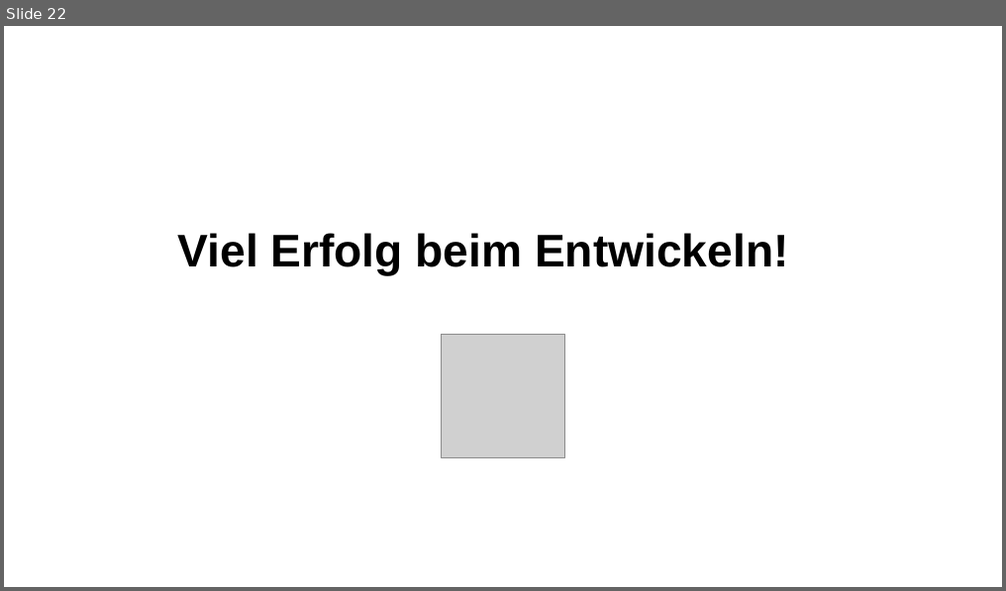
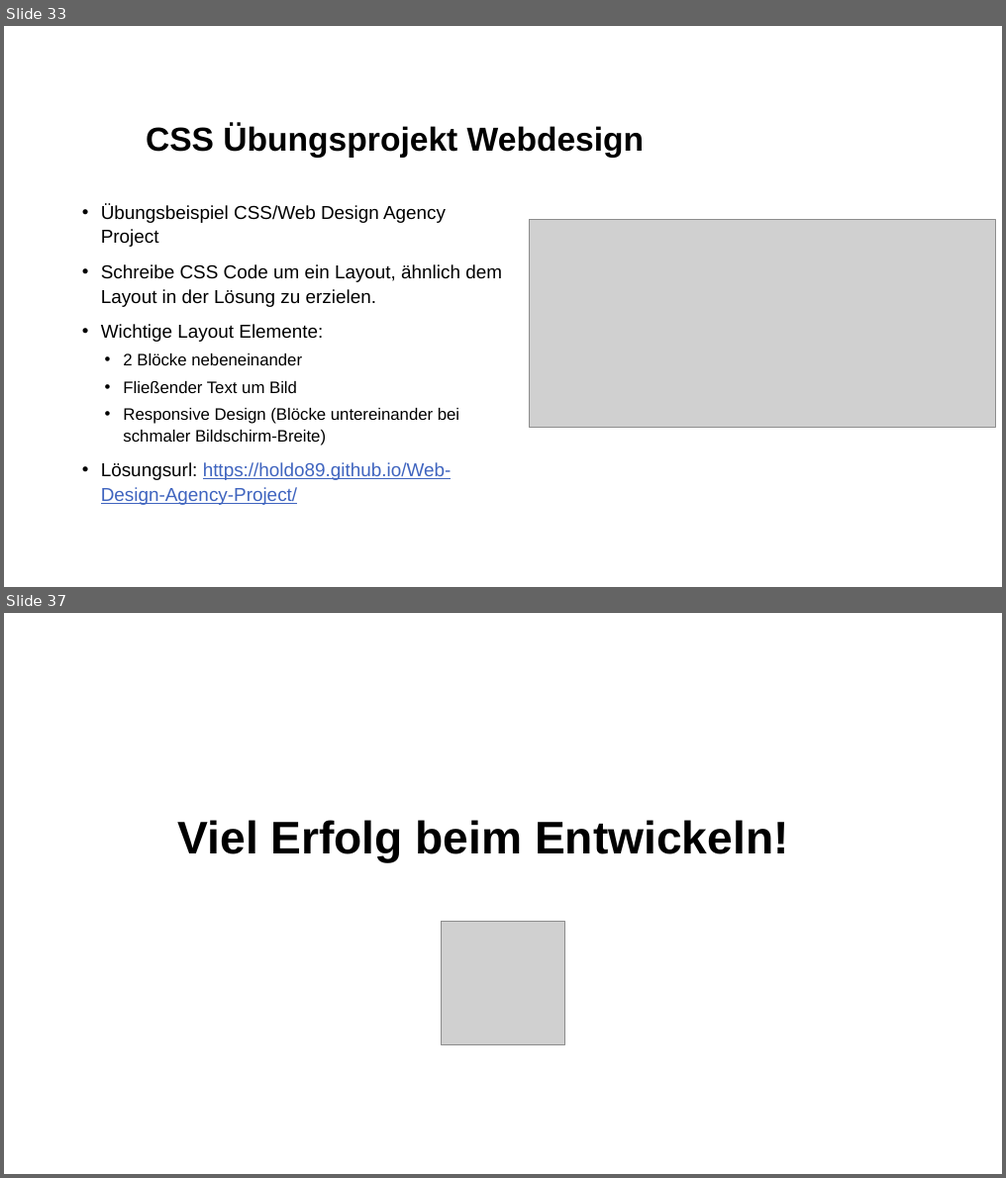
Before and after one commit to kodo89/Webentwicklung_23_24, a slide deck: 3. CSS/Slides/CSS Grundlagen 2.pptx. Shown one above the other, each under a label of ours: slide 22 before the commit, slides 33 and 37 after it; the slides between them are not shown. The pictures are 1006x591 and 1006x1178 pixels, drawn with LibreOffice and Linux fonts; fonts in the diff are those of the drawing; grey boxes stand for pictures; background and template pictures are left out. Boxes give left, top, right and bottom in pixels: in the first picture for what was removed or moved away, otherwise in the second. Text is boxed around its words. In the diff, an @@ line names an element or a change of style, - is before the commit and + after.

```diff
--- a/3. CSS/Slides/CSS Grundlagen 2.pptx
+++ b/3. CSS/Slides/CSS Grundlagen 2.pptx
@@ slide 33 added at (4, 26, 1002, 587), background #FFFFFF @@
@@ title added at (146, 124, 645, 158), 32 pt, text #000000, bold @@
+CSS Übungsprojekt Webdesign
@@ text added at (101, 204, 502, 505), 18 pt, text #000000 @@
+• Übungsbeispiel CSS/Web Design Agency Project
+• Schreibe CSS Code um ein Layout, ähnlich dem Layout in der Lösung zu erzielen.
+• Wichtige Layout Elemente:
+  • 2 Blöcke nebeneinander
+  • Fließender Text um Bild
+  • Responsive Design (Blöcke untereinander bei schmaler Bildschirm-Breite)
+• Lösungsurl: https://holdo89.github.io/Web-Design-Agency-Project/
@@ picture added at (530, 220, 996, 427) @@
@@ what was slide 22 is now slide 37 @@
```
Also in this commit, not shown: 7 slides changed, 14 other slides added, 15 other files.
